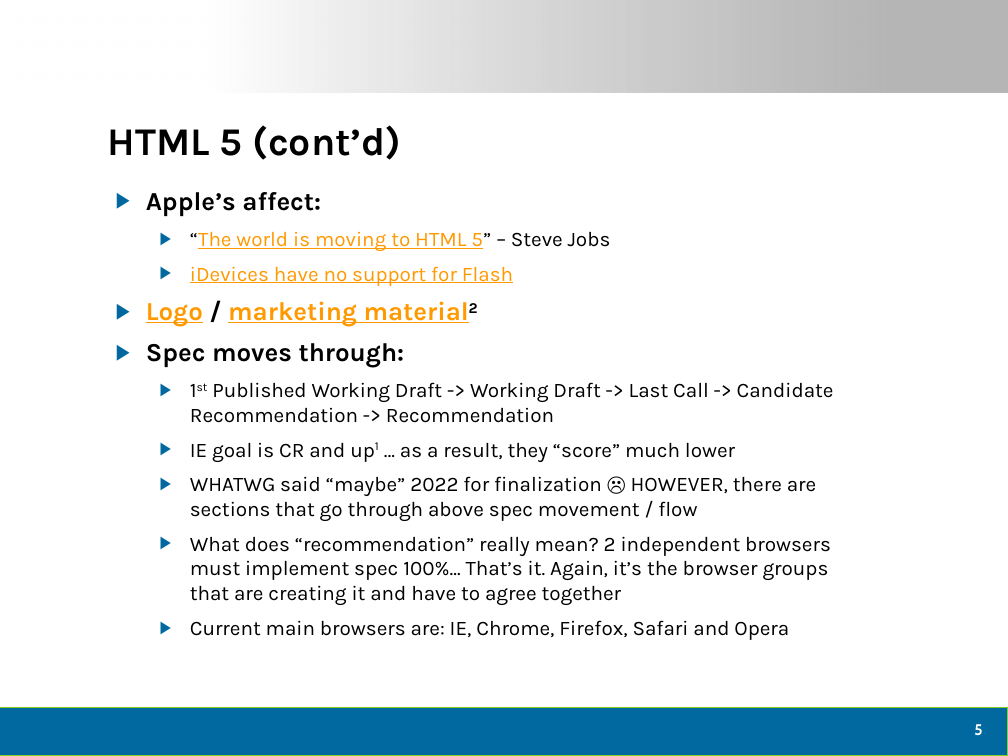
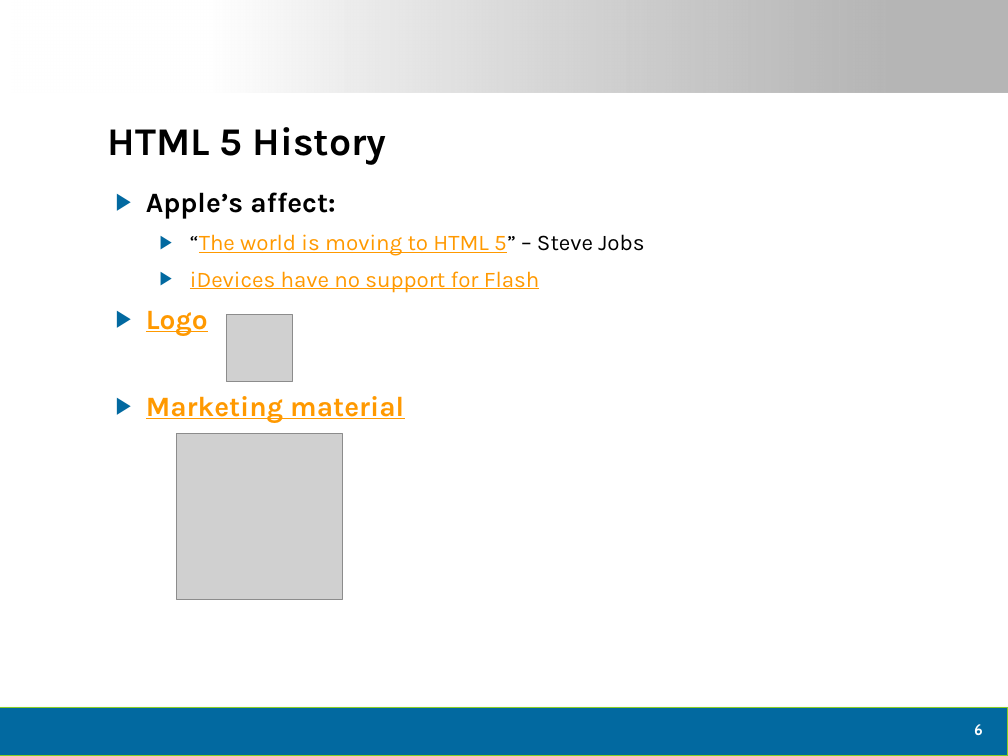
Before and after one commit to dtomyn/HTML5Demo1, a slide deck: slide 7 of Docs/2012 - Live360 Event Review (NEWER).pptx (slide 6 before the commit). Drawn at 1008x756 pixels with LibreOffice and Linux fonts; fonts in the diff are those of the drawing; grey boxes stand for pictures; background and template pictures are left out. Boxes give left, top, right and bottom in pixels: in the first picture for what was removed or moved away, otherwise in the second. Text is boxed around its words. In the diff, an @@ line names an element or a change of style, - is before the commit and + after.

```diff
--- a/Docs/2012 - Live360 Event Review (NEWER).pptx
+++ b/Docs/2012 - Live360 Event Review (NEWER).pptx
@@ title at box(108, 127, 387, 165): text changed @@
-HTML 5 (cont’d)
+HTML 5 History
@@ text at box(146, 192, 644, 293): size 18.5 to 20 pt in "Apple’s affect:"; size 14.8 to 16 pt in "“The world is moving to HTML 5” ...", "iDevices have no support for Flash" @@
@@ text at box(146, 310, 404, 423): text changed; size 14.8 to 20 pt; text colour #000000 to #FF9900; bold on @@
-▶ Logo / marketing material2
-▶ Spec moves through:
-  ▶ 1st Published Working Draft -> Working Draft -> Last Call -> Candidate Recommendation -> Recommendation
-  ▶ IE goal is CR and up1 … as a result, they “score” much lower
-  ▶ WHATWG said “maybe” 2022 for finalization ☹ HOWEVER, there are sections that go through above spec movement / flow
-  ▶ What does “recommendation” really mean? 2 independent browsers must implement spec 100%... That’s it. Again, it’s the browser groups that are creating it and have to agree together
-  ▶ Current main browsers are: IE, Chrome, Firefox, Safari and Opera
+▶ Logo
+▶ Marketing material
@@ picture added at box(226, 314, 292, 382) @@
@@ picture added at box(176, 433, 343, 600) @@
@@ page number at box(974, 724, 983, 735): text changed @@
-5
+6
```
Also in this commit, not shown: 11 other slides changed, 9 slides added, 2 slides removed, 1 other file.
